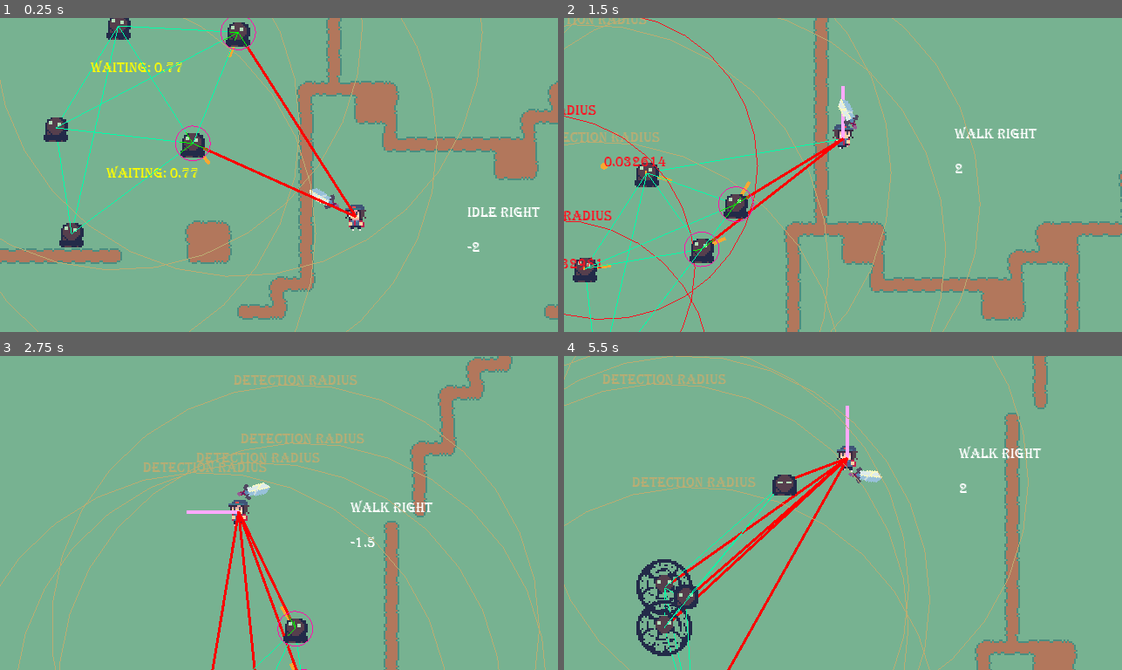
Above: before the commit, frames 1-4 (two rows, left to right).
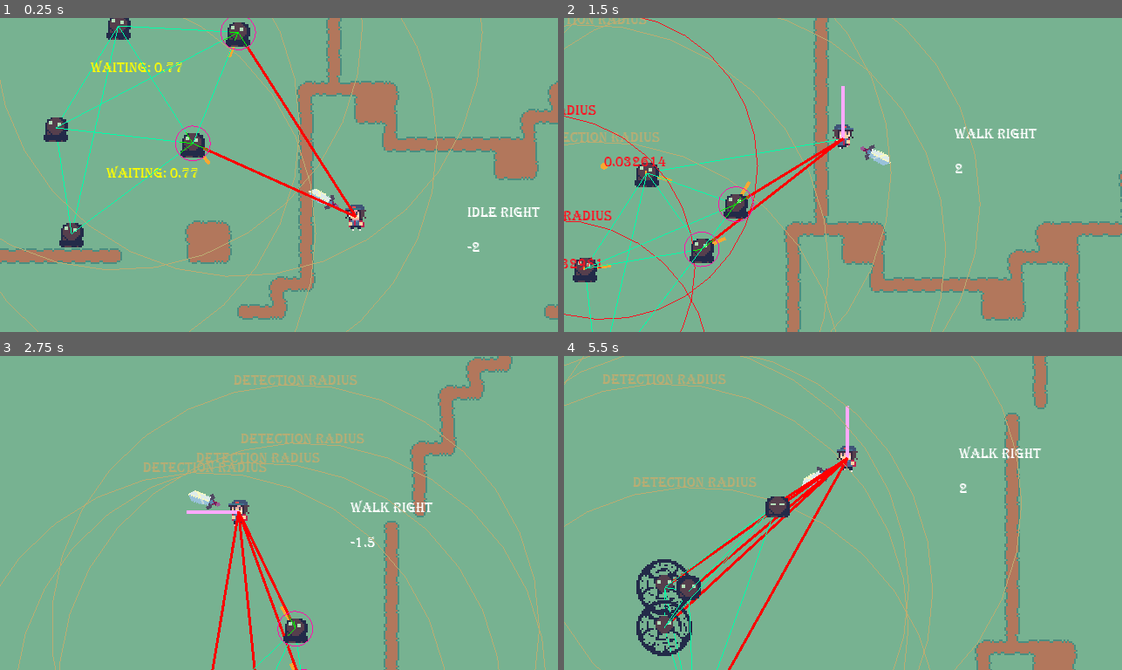
Above: after the commit, the same moments.

Repository: OceanBoy612/SimpleRPG
Game: Godot game, scene res://Code/Maps/Map1.tscn
Two runs of this game, one before a commit and one after it. Both use one fixed random seed, a clock stepped at 60 frames per second and the inputs below. The engine's default icon, where the game draws it, is replaced by a stand-in: a white triangle on a blue panel in a dark square.
Inputs (mouse positions are in pixels of both pictures, inside the frame that each line leads up to):
- Up to frame 1 (0.25 s): no input
- Up to frame 2 (1.5 s): tap Enter (ui_accept) at 0.5, 0.77 s; move the mouse to (815, 237) at 0.52 s; hold Up (ui_up) from 0.53 s (still down); click (815, 237) at 0.6 s; move the mouse to (1010, 222) at 1.27 s; tap E (interact) at 1.35 s
- Up to frame 3 (2.75 s): tap Enter (ui_accept) at 1.52 s; move the mouse to (111, 465) at 2.02 s; release Up (ui_up) at 2.03 s; hold Left (ui_left) from 2.03 s (still down); click (111, 465) at 2.1 s
- Up to frame 4 (5.5 s): move the mouse to (870, 513) at 2.77 s; tap E (interact) at 2.85, 4.35 s; click (870, 513) at 2.92 s; tap Enter (ui_accept) at 3.02, 3.77, 4.52 s; move the mouse to (759, 434) at 3.52 s; release Left (ui_left) at 3.53 s; hold Down (ui_down) 3.53-4.28 s; click (759, 434) at 3.6 s; move the mouse to (965, 497) at 4.27 s; hold Right (ui_right) 4.28-5.03 s; move the mouse to (731, 528) at 5.02 s; hold Up (ui_up) from 5.03 s (still down); click (731, 528) at 5.1 s

The runs differ from the first frame. In frame 1, 0.1% of the frame differs, in the area x 55-61%, y 54-62%; in frame 2, 0.3%; in frame 3, 0.3%; in frame 4, 3.2%, in the area x 0-84%, y 0-100%.
Error after the commit: Invalid set index 'disabled' (on base: 'null instance') with value of type 'bool'. (res://Code/Character)

Commit message:
Made sword a little better. Still a bit clunky.

Diff:
--- a/src/Code/Character Controller/Weapon/weapon.gd
+++ b/src/Code/Character Controller/Weapon/weapon.gd
@@ -14,7 +14,7 @@
 
 
 onready var path = $Path2D/PathFollow2D
-onready var shape = $Path2D/PathFollow2D/AttackArea/CollisionShape2D
+onready var shape = $Path2D/PathFollow2D/WeaponSprite/AttackArea/CollisionShape2D
 
 
 var start_pt = 0
@@ -45,6 +45,7 @@
 	emit_signal("attack_finished")
 	attacking = false
 	shape.disabled = true
+	path.offset = 0
 
 
 #func _on_AttackArea_body_entered(body):
--- a/src/Code/Character Controller/facing.gd
+++ b/src/Code/Character Controller/facing.gd
@@ -9,6 +9,7 @@
 """
 
 onready var kb = get_parent() as KinematicBody2D
+onready var weapon = $Weapon
 var talkin = false
 
 func _ready():
@@ -23,6 +24,12 @@
 		return
 
 	look_at(get_global_mouse_position())
+
+	var lookDirection = Vector2(cos(self.rotation), sin(self.rotation)).normalized()
+	if lookDirection.x < 0:
+		weapon.scale.y = -1
+	else:
+		weapon.scale.y = 1
 
 #	if kb.has_meta("rotation"):
 #		rotation = kb.get_meta("rotation")
